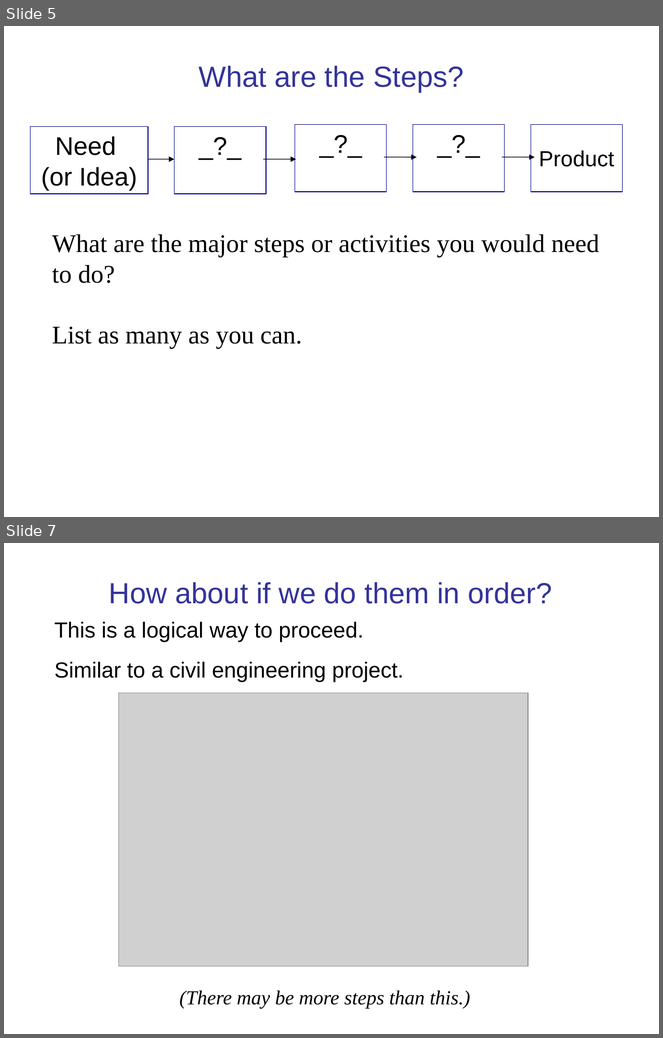
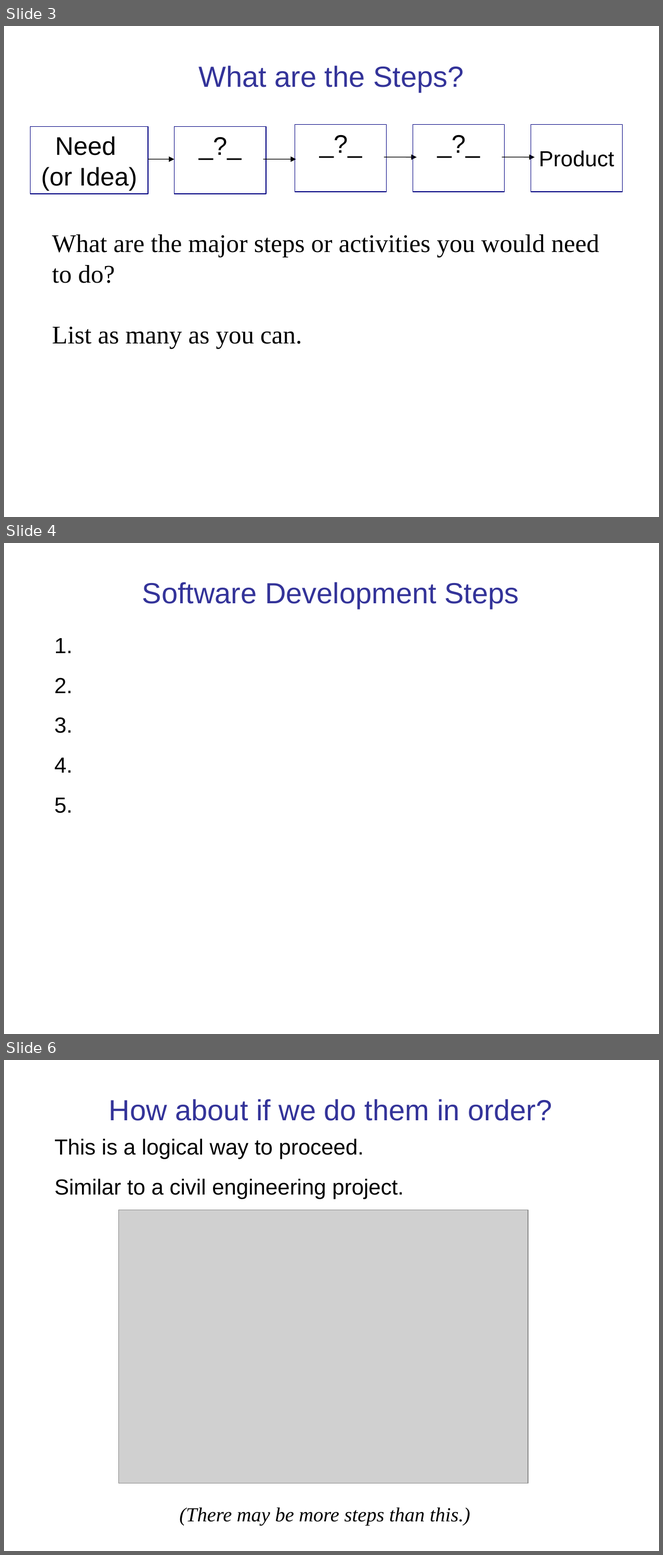
Before and after one commit to cpske/ISP, a slide deck: intro/Introduction-software-process.ppt. Shown one above the other, each under a label of ours: slides 5 and 7 before the commit, slides 3, 4 and 6 after it; the slides between them are not shown. The pictures are 663x1038 and 663x1555 pixels, drawn with LibreOffice and Linux fonts; fonts in the diff are those of the drawing; grey boxes stand for pictures. Boxes give left, top, right and bottom in pixels: in the first picture for what was removed or moved away, otherwise in the second. Text is boxed around its words. In the diff, an @@ line names an element or a change of style, - is before the commit and + after.

Commit message:
update index and software process slides

```diff
--- a/intro/Introduction-software-process.ppt
+++ b/intro/Introduction-software-process.ppt
@@ slide 4 added at box(4, 543, 659, 1034), background #FFFFFF @@
@@ title added at box(142, 582, 519, 609), 32 pt, text #333399 @@
+Software Development Steps
@@ text added at box(54, 638, 73, 813), 24 pt, text #000000 @@
+1.
+2.
+3.
+4.
+5.
@@ what was slide 5 is now slide 3 @@
@@ what was slide 7 is now slide 6 @@
```
Also in this commit, not shown: 8 slides changed, 5 other slides added, 2 slides removed, 2 other files.
